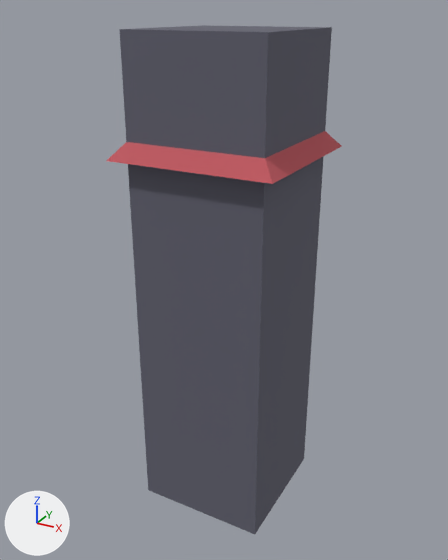
What one commit did to the OBJ model Project/crimson-fall/assets/models/stalker.obj.
Both versions are drawn from a 50 mm camera at (2.03, -3.77, 2.82) aimed at (-0.04, -0.01, 0.94). The axes (+X, +Y, +Z) are drawn at lower left. The lights are the same throughout. The older version comes first. Where no turn or scale is listed for an object, it has been applied to the vertices. Vertices at exactly the same position are counted once.

The scene before the commit, as lines of its bpy script (objects in view):
```python
me_stalker = bpy.data.meshes.new('stalker')
me_stalker.from_pydata(...)  # 13 vertices, 16 faces; spans x -0.6..0.6, y -0.6..0.6, z -0.9..2.7
# faces by material slot: [12, 4]
me_stalker.materials.append(mat_prop_void)  # grey #61616f
me_stalker.materials.append(mat_prop_blood)  # red #c45961
ob_stalker = bpy.data.objects.new('stalker', me_stalker)
ob_stalker.location = (0.0, 0.0, 0.0)
```
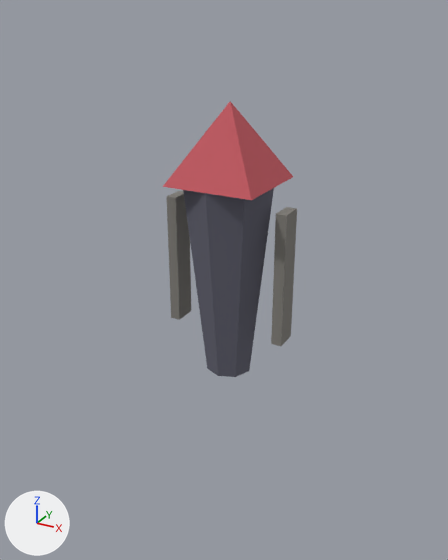
What differs and where, as boxes (x1, y1, x2, y2) in the pictures (448 x 560 px; the box of a moved part takes in the faces that stretch with it):
'stalker', reshaped (43% narrower, 46% shorter)
    before: (107, 25, 342, 534)
    after: (163, 101, 297, 377)
part 1 of me_stalker, added
    after: (183, 188, 274, 377)
part 2 of me_stalker, moved or reshaped
    before: (107, 131, 342, 184)
    after: (163, 101, 293, 200)
part 3 of me_stalker, added
    after: (167, 191, 191, 320)
part 4 of me_stalker, added
    after: (271, 207, 297, 346)
part 5 of me_stalker, deleted
    before: (119, 25, 332, 534)

The edits, one by one:
Material 'prop_glow' (mat_prop_glow) is new.
Its base color is (0.95, 0.85, 0.45) (beige #f9edb3).
Its roughness is 0.911.
Material 'prop_metal_dk' (mat_prop_metal_dk) is new.
Its base color is (0.22, 0.21, 0.19) (grey #817e79).
Its roughness is 0.911.
me_stalker is used by ob_stalker; location (0.0, 0.0, 0.0).
me_stalker had 13 vertices, 16 faces and spanned x -0.6..0.6, y -0.6..0.6, z -0.9..2.7.
me_stalker now has 59 vertices, 96 faces and spans x -0.48..0.48, y -0.34..0.34, z 0.2..2.25.
me_stalker part 1: a new loose piece, an 8-sided cut cone along z (radius 0.18 at the low end, 0.34 at the high end) spanning x -0.34..0.34, y -0.34..0.34, z 0.2..1.7, in mat_prop_void (grey #61616f).
me_stalker part 2: the loose piece of 5 vertices spanning x -0.6..0.6, y -0.6..0.6, z 1.9..2.6 is scaled about its middle by (0.567, 0.567, 0.786), then moved by (0.0, 0.0, -0.27).
me_stalker part 3: a new loose piece, a box spanning x -0.48..-0.4, y -0.09..0.09, z 0.55..1.55, in mat_prop_metal_dk (grey #817e79).
me_stalker part 4: a new loose piece, a box spanning x 0.4..0.48, y -0.09..0.09, z 0.55..1.55, in mat_prop_metal_dk (grey #817e79).
me_stalker part 5: the loose piece of 8 vertices spanning x -0.5..0.5, y -0.5..0.5, z -0.9..2.7 is deleted.
Other edits to the shape of me_stalker do not show in these pictures.
me_stalker gains material mat_prop_glow (beige #f9edb3).
me_stalker gains material mat_prop_metal_dk (grey #817e79).
